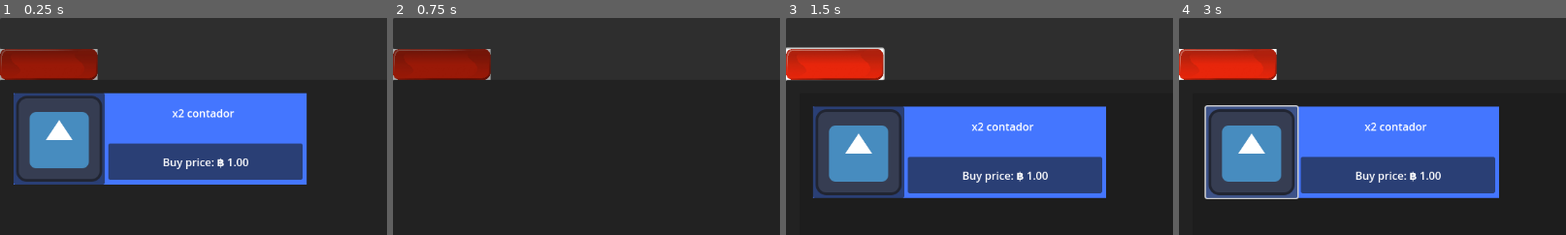
Above: before the commit, frames 1-4 (left to right).
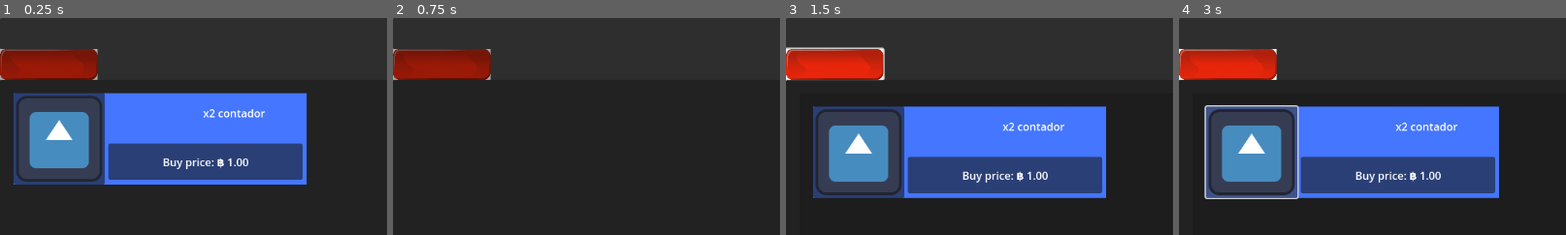
Above: after the commit, the same moments.

Repository: Chofitet/BubbleCoin
Game: Godot game, scene res://Scenes/Web_Window/web_window.tscn
The game is run twice, just before and just after one commit, with the same random seed, the same clock (stepped at 60 frames per second) and the same inputs. This scene is started directly instead of the project's main scene. The engine's default icon, where the game draws it, is replaced by a stand-in: a white triangle on a blue panel in a dark square.
Inputs (mouse positions are % of the whole screen's width and height, from its top left):
- Up to frame 1 (0.25 s): no input
- Up to frame 2 (0.75 s): click "Buy price: ฿ 1.00" at 0.5 s
- Up to frame 3 (1.5 s): click (6, 11) at 1.25 s
- Up to frame 4 (3 s): click (6, 11) at 2 s; click (9, 31) at 2.75 s
The pictures show only the part of the screen within x 0-50%, y 0-50%; the shares and areas given below are measured in that part.

The runs differ from the first frame. In frame 1, 0.5% of the frame differs, in the area x 44-69%, y 41-46%; in frame 2, nothing differs; in frame 3, 0.5%; in frame 4, 0.5%.

Commit message:
add in_inventory paramater to new_bubble

Diff:
--- a/bubblecoin/Scenes/Bubble/bubble.gd
+++ b/bubblecoin/Scenes/Bubble/bubble.gd
@@ -5,39 +5,35 @@
 
 @export var bubble_data : BubbleData
 
-var in_inventory = false
-var buy_price
-var sell_price
-
-static func new_bubble(_bubbleData : BubbleData) -> Bubble:
+static func new_bubble(_bubbleData : BubbleData, in_inventory: bool) -> Bubble:
 	var bubble: Bubble = bubbleScene.instantiate()
-	bubble.bubble_data = _bubbleData
-	bubble.set_buy_price(_bubbleData.init_buy_price)
-	bubble.set_sell_price(_bubbleData.init_sell_price)
-	#$SellPrice.text = str(sell_price).pad_decimals(2)
-	#$BuyPrice.text = str(buy_price).pad_decimals(2)
-	bubble.set_name_description(_bubbleData.bubble_name,_bubbleData.modifier_description)
+	bubble.set_bubble_data(_bubbleData)
+	bubble.set_in_inventory(in_inventory)
 	return bubble
 
+func set_in_inventory(in_inventory: bool) -> void:
+	$BuyBtn.visible = not in_inventory
+	$SellBtn.visible = in_inventory
+
+func set_bubble_data(bubbleData : BubbleData):
+	bubble_data = bubbleData
+	set_buy_price(bubbleData.init_buy_price)
+	set_sell_price(bubbleData.init_sell_price)
+	set_name_description(bubbleData.bubble_name, bubbleData.modifier_description)
+
 func set_buy_price(price):
-	buy_price = price
-	$BuyBtn/BuyPrice.text = "Buy price: ฿ %.2f" % buy_price
+	$BuyBtn/BuyPrice.text = "Buy price: ฿ %.2f" % price
+
+func set_sell_price(price):
+	$SellBtn/SellPrice.text = "Sell price: ฿ %.2f" % price
 
 func set_name_description(_name, description):
 	$name.text = _name
 	$ModifierDescription.text = description
 
-func set_sell_price(price):
-	sell_price = price
-	$SellBtn/SellPrice.text = "Sell price: ฿ %.2f" % sell_price
-
 func buy() -> void:
-	in_inventory = true
-	$SellBtn/SellPrice.visible = not in_inventory
-	$BuyBtn/BuyPrice.visible = in_inventory
 	PlayerVariables.AddBubble(bubble_data)
 	queue_free()
-
 
 func sell() -> void:
 	PlayerVariables.RemoveBubble(bubble_data)
@@ -46,9 +42,3 @@
 func apply_modifier(counter):
 	counter.multiplier += bubble_data.multiplier
 	counter.addition +=  bubble_data.addition
-
-func set_bubble_data(bubbleData : BubbleData):
-	set_buy_price(bubbleData.init_buy_price)
-	set_sell_price(bubbleData.init_sell_price)
-	$name.text = bubbleData.bubble_name
-	$ModifierDescription.text = bubbleData.modifier_description
--- a/bubblecoin/Scenes/Bubble/bubble.tscn
+++ b/bubblecoin/Scenes/Bubble/bubble.tscn
@@ -22,9 +22,14 @@
 color = Color(0.264698, 0.464787, 1, 1)
 
 [node name="Button" type="Button" parent="."]
-layout_mode = 0
+layout_mode = 1
+anchors_preset = 4
+anchor_top = 0.5
+anchor_bottom = 0.5
+offset_top = -68.0
 offset_right = 136.0
-offset_bottom = 136.0
+offset_bottom = 68.0
+grow_vertical = 2
 icon = ExtResource("1_fwkws")
 
 [node name="ModifierDescription" type="Label" parent="."]
@@ -35,8 +40,8 @@
 anchor_bottom = 0.346
 offset_left = 9.53198
 offset_top = 18.0
-offset_right = -16.0
-offset_bottom = -6.056
+offset_right = 75.052
+offset_bottom = 27.16
 text = "x2 contador"
 horizontal_alignment = 1
 
@@ -48,6 +53,7 @@
 anchor_bottom = 1.0
 offset_top = -0.0320053
 offset_right = -0.160004
+offset_bottom = 14.448
 grow_vertical = 0
 horizontal_alignment = 1
 
--- a/bubblecoin/Scenes/Web_Window/Webs/grid_bubbles_Setter.gd
+++ b/bubblecoin/Scenes/Web_Window/Webs/grid_bubbles_Setter.gd
@@ -4,5 +4,5 @@
 func _init() -> void:
 
 	for bubble_data in PlayerVariables.BubbleInventory:
-		var instance = Bubble.new_bubble(bubble_data)
+		var instance = Bubble.new_bubble(bubble_data, true)
 		add_child(instance)
